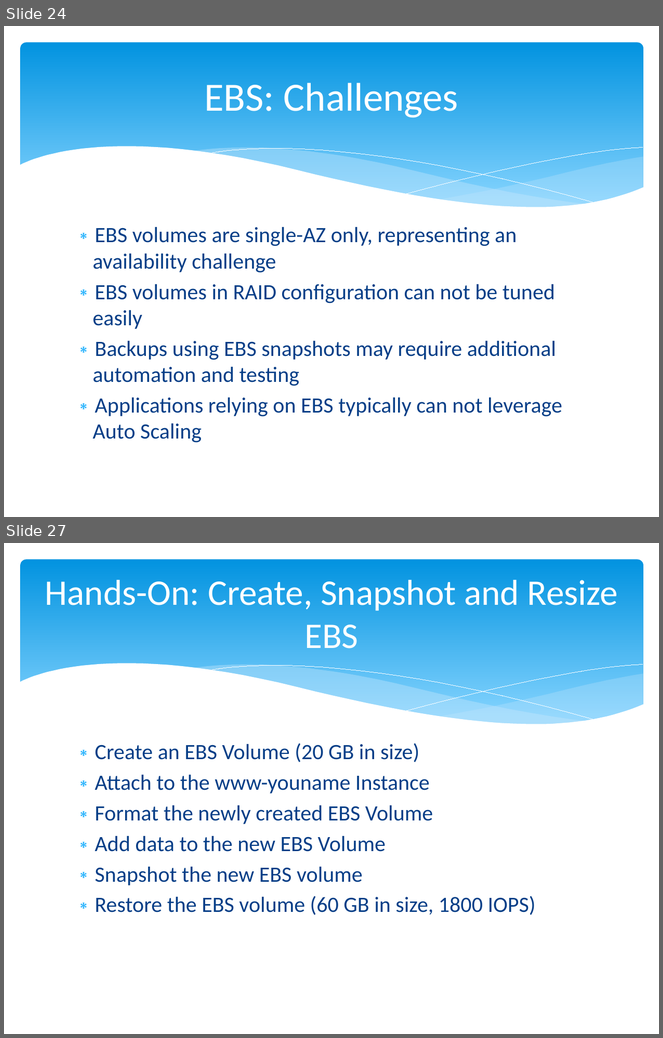
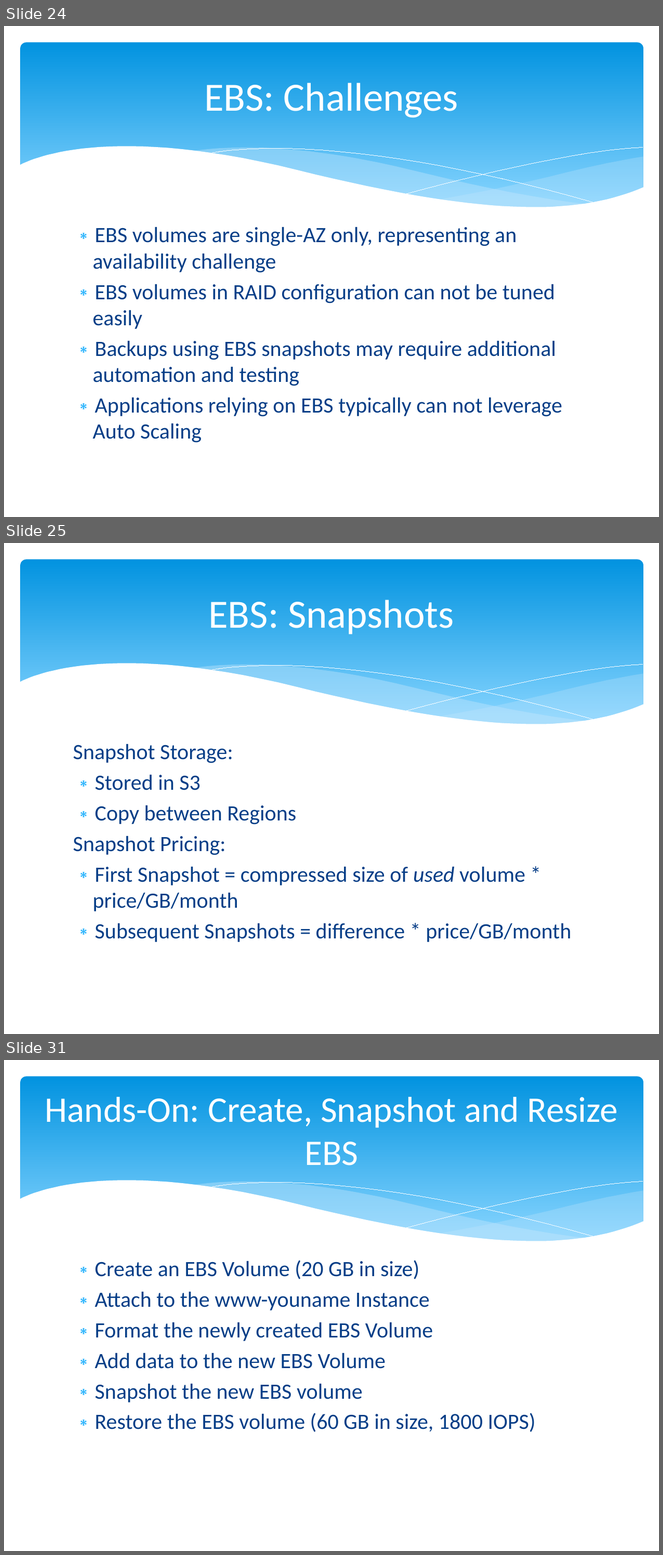
Before and after one commit to cloudavail/awstraining, a slide deck: aws-ec2/aws-ec2.pptx. Shown one above the other, each under a label of ours: slides 24 and 27 before the commit, slides 24, 25 and 31 after it; the slides between them are not shown. The pictures are 663x1038 and 663x1555 pixels, drawn with LibreOffice and Linux fonts; fonts in the diff are those of the drawing. Boxes give left, top, right and bottom in pixels: in the first picture for what was removed or moved away, otherwise in the second. Text is boxed around its words. In the diff, an @@ line names an element or a change of style, - is before the commit and + after.

```diff
--- a/aws-ec2/aws-ec2.pptx
+++ b/aws-ec2/aws-ec2.pptx
@@ slide 25 added at (4, 543, 659, 1034), background #FFFFFF; not listed: 6 template elements that a slide beside it also shows @@
@@ title added at (208, 600, 454, 635), 44 pt, text #FFFFFF @@
+EBS: Snapshots
@@ text added at (73, 744, 571, 942), 24 pt, text #073E87 @@
+Snapshot Storage:
+∗ Stored in S3
+∗ Copy between Regions
+Snapshot Pricing:
+∗ First Snapshot = compressed size of used volume * price/GB/month
+∗ Subsequent Snapshots = difference * price/GB/month
@@ what was slide 27 is now slide 31 @@
```
Also in this commit, not shown: 2 slides changed, 4 other slides added, 1 slide removed.
